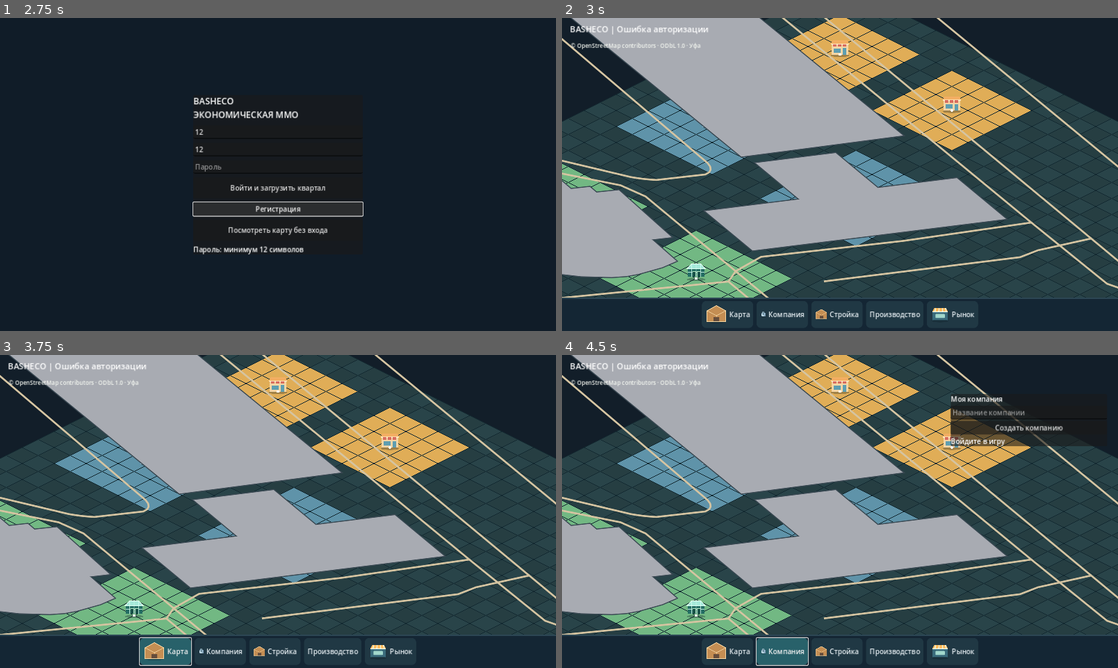
Above: before the commit, frames 1-4 (two rows, left to right).
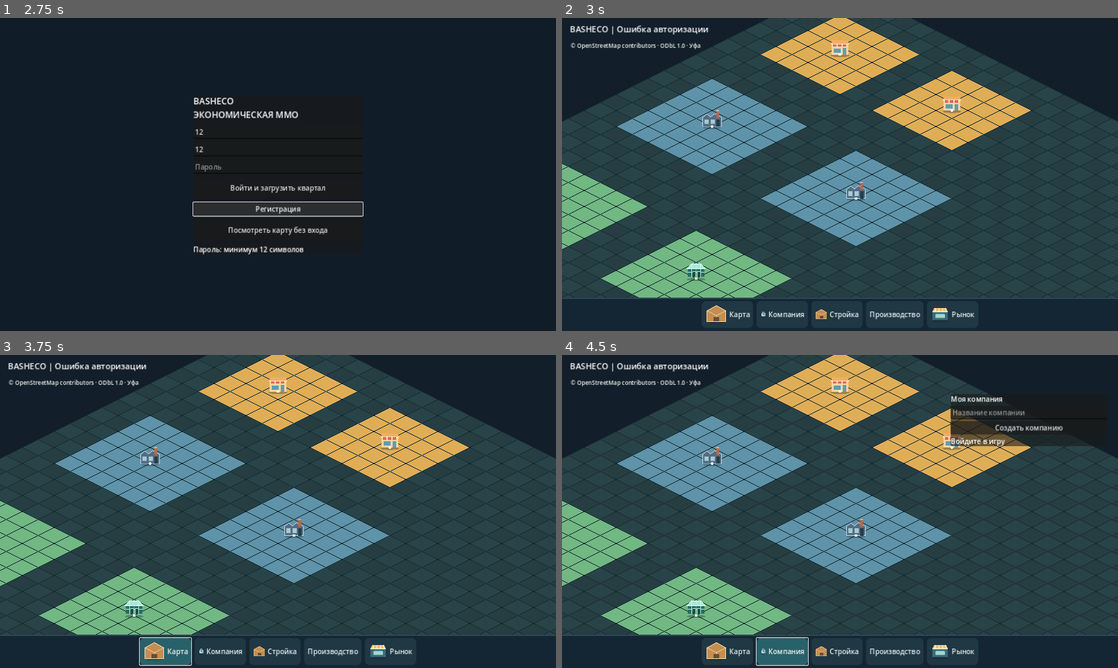
Above: after the commit, the same moments.

Repository: maillunex-lang/basheco
Game: Godot game, scene res://scenes/world.tscn
Two runs of this game, one before a commit and one after it. Both use one fixed random seed, a clock stepped at 60 frames per second and the inputs below.
Inputs (mouse positions are in pixels of both pictures, inside the frame that each line leads up to):
- Up to frame 1 (2.75 s): click (278, 130) at 0.52 s; type "12" at 0.6 s; click (278, 149) at 0.75 s; type "12" at 0.83 s; click (278, 168) at 0.98 s; type "12" at 1.07 s; click "Войти и загрузить квартал" at 1.25 s; click "Регистрация" at 2 s
- Up to frame 2 (3 s): click "Посмотреть карту без входа" at 2.75 s
- Up to frame 3 (3.75 s): click "Карта" at 3.5 s
- Up to frame 4 (4.5 s): click "Компания" at 4.25 s

Frame 1 is identical in both runs. In frame 2, 30% of the frame differs, in the area x 0-100%, y 0-90%; in frame 3, 30%; in frame 4, 30%.

Commit message:
fix(ui): do not render OSM features until game map is opened

Diff:
--- a/client/scripts/osm_overlay.gd
+++ b/client/scripts/osm_overlay.gd
@@ -88,6 +88,8 @@
     return viewport.intersects(Rect2(min_pos, max_pos - min_pos))
 
 func _draw() -> void:
+    if not parent_world.world_visible:
+        return
     if not visible_layer:
         return
     var drawn: Dictionary = {}
